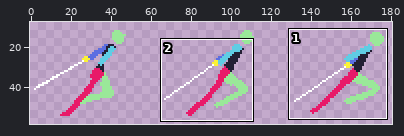
Sprite sheet: Player/Assets/Player Running Jump.png. The first picture is a wide view before the edit; the outline marks the close-up.
Close-up. As it was:
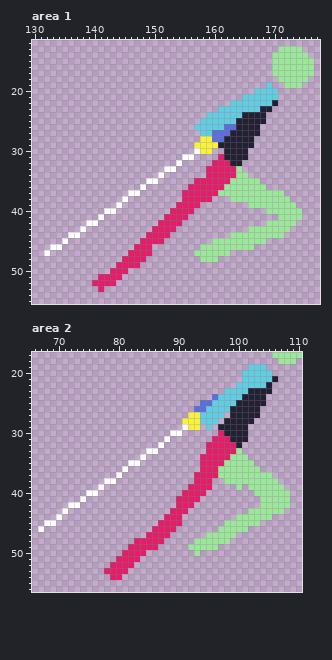
The file is 192x59 pixels. Shown: area 1: x 130..177, y 12..55; area 2: x 66..110, y 17..56. The wide view leaves out empty margins. The commit also changed other parts of the picture, which this record leaves out.
And afterwards:
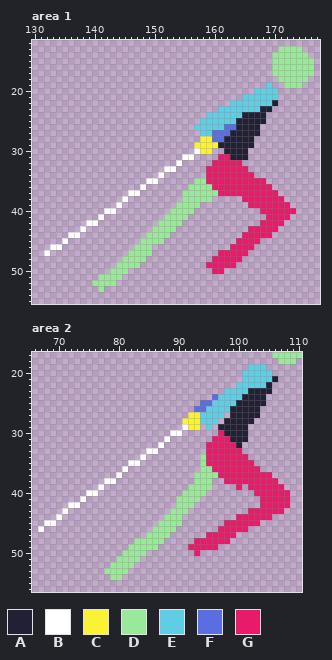
Palette (. is transparent): A #222034  B #ffffff  C #fbf236  D #9ae899  E #5fcde4  F #5b6ee1  G #e81a69
Change:
--- area 1
@@ x 130..177 @@
 30 ...........................BCC..AAAA............
-31 .........................BB....GAAAA............
-32 ........................B.....GGGAA.............
-33 ......................BB.....GGGGGD.............
-34 .....................B.......GGGGGDD............
-35 ...................BB......GGGGGGDDDDD..........
-36 ..................B.......GGGGGGDDDDDDD.........
-37 ................BB.......GGGGGGDDDDDDDDDDD......
-38 ...............B.........GGGGG...DDDDDDDDDD.....
-39 ..............B.........GGGG........DDDDDDDD....
-40 ............BB.........GGGG............DDDDDD...
-41 ...........B..........GGGG...............DDDD...
-42 .........BB..........GGGG..............DDDDD....
-43 ........B...........GGGG............DDDDDDD.....
-44 ......BB...........GGGG..........DDDDDDDDD......
-45 .....B............GGGG........DDDDDDDDD.........
-46 ...BB............GGG........DDDDDDDDD...........
-47 ..B.............GGGG.......DDDDDD...............
-48 ...............GGGG.........DDD.................
-49 ..............GGGG..............................
-50 .............GGG................................
-51 ...........GGGG.................................
-52 ..........GGGG..................................
-53 ...........G....................................
+31 .........................BB....GGAAA............
+32 ........................B.....GGGGG.............
+33 ......................BB.....GGGGGGG............
+34 .....................B.......GGGGGGGG...........
+35 ...................BB......DDGGGGGGGGGG.........
+36 ..................B.......DDDDGGGGGGGGGG........
+37 ................BB.......DDDDDDGGGGGGGGGG.......
+38 ...............B.........DDDDD.....GGGGGGG......
+39 ..............B.........DDDD........GGGGGGG.....
+40 ............BB.........DDDD...........GGGGGG....
+41 ...........B..........DDDD.............GGGG.....
+42 .........BB..........DDDD.............GGGG......
+43 ........B...........DDDD............GGGGG.......
+44 ......BB...........DDDD............GGGGG........
+45 .....B............DDDD............GGGG..........
+46 ...BB............DDD.............GGGG...........
+47 ..B.............DDDD...........GGGGG............
+48 ...............DDDD...........GGGGG.............
+49 ..............DDDD...........GGGGG..............
+50 .............DDD..............GG................
+51 ...........DDDD.................................
+52 ..........DDDD..................................
+53 ...........D....................................
 54 ................................................
--- area 2
@@ x 66..110 @@
 32 .....................B.......GGGGGA..........
-33 ...................BB........GGGGGD..........
-34 ..................B.........GGGGGDDD.........
-35 ................BB..........GGGGDDDDD........
-36 ...............B............GGGDDDDDDD.......
-37 ..............B............GGGGDDDDDDDDD.....
-38 ............BB.............GGG..DDDDDDDDD....
-39 ...........B..............GGGG....D.DDDDDD...
-40 .........BB..............GGGG........DDDDDD..
-41 ........B...............GGGG..........DDDDD..
-42 ......BB................GGG...........DDDDD..
-43 .....B.................GGG..........DDDDDD...
-44 ....B.................GGG.........DDDDDD.....
-45 ..BB.................GGGG.......DDDDDD.......
-46 .B..................GGGG.......DDDDD.........
-47 ...................GGGG......DDDDD...........
-48 .................GGGGG.....DDDDDD............
-49 ................GGGGG.....DDDDD..............
-50 ...............GGGG........D.................
-51 ..............GGGG...........................
-52 .............GGGG............................
-53 ............GGGG.............................
-54 .............GG..............................
+33 ...................BB........GGGGGG..........
+34 ..................B.........DGGGGGGG.........
+35 ................BB..........DGGGGGGGG........
+36 ...............B............DDGGGGGGGG.......
+37 ..............B............DDDDGGGGGGGGG.....
+38 ............BB.............DDD..GGGGGGGGG....
+39 ...........B..............DDDD....G.GGGGGG...
+40 .........BB..............DDDD........GGGGGG..
+41 ........B...............DDDD..........GGGGG..
+42 ......BB................DDD...........GGGGG..
+43 .....B.................DDD..........GGGGGG...
+44 ....B.................DDD.........GGGGGG.....
+45 ..BB.................DDDD.......GGGGGG.......
+46 .B..................DDDD.......GGGGG.........
+47 ...................DDDD......GGGGG...........
+48 .................DDDDD.....GGGGGG............
+49 ................DDDDD.....GGGGG..............
+50 ...............DDDD........G.................
+51 ..............DDDD...........................
+52 .............DDDD............................
+53 ............DDDD.............................
+54 .............DD..............................
 55 .............................................
Where, in picture pixels (left, top, right, bottom), the same in both close-ups:
changed: (92, 154, 302, 292)
changed: (104, 448, 290, 580)
